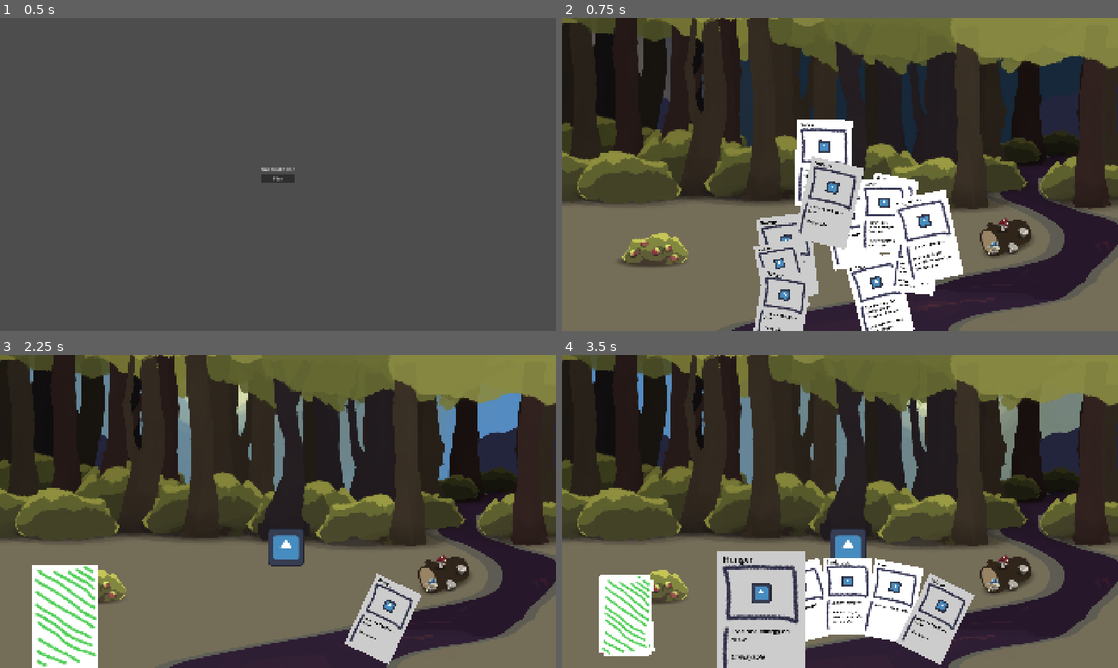
Above: before the commit, frames 1-4 (two rows, left to right).
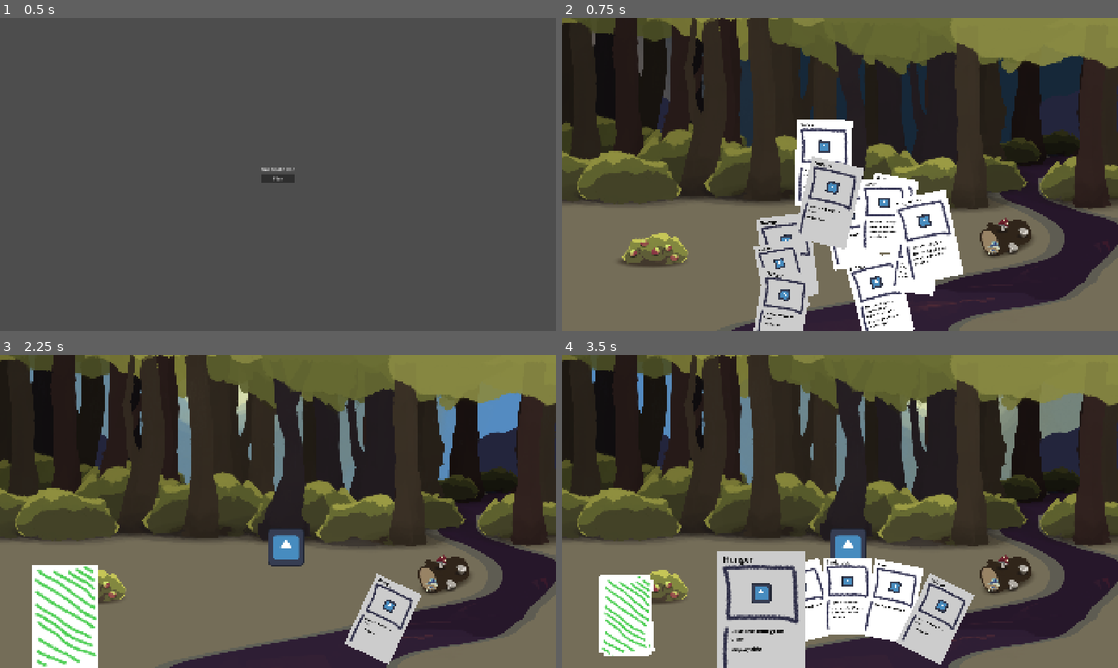
Above: after the commit, the same moments.

Repository: CiaranWoodward/LD59
Game: Godot game, scene res://UI/StartScreen.tscn
Same seed, same stepped clock (60 frames per second), same inputs: the game is played once before the commit and once after it. The engine's default icon, where the game draws it, is replaced by a stand-in: a white triangle on a blue panel in a dark square.
Inputs (mouse positions are in pixels of both pictures, inside the frame that each line leads up to):
- Up to frame 1 (0.5 s): no input
- Up to frame 2 (0.75 s): click "Play" at 0.5 s
- Up to frame 3 (2.25 s): move the mouse to (100, 592) at 1.27 s; click (100, 592) at 1.42 s; move the mouse to (66, 614) at 2.02 s; click (66, 614) at 2.17 s
- Up to frame 4 (3.5 s): move the mouse to (739, 605) at 2.77 s; click (739, 605) at 2.92 s

Frame 1 is identical in both runs. In frame 2, 0.7% of the frame differs, in the area x 36-70%, y 48-100%; in frame 3, less than 0.1%; in frame 4, 0.5%.

Commit message:
Added shroom and search cards

Diff:
--- /dev/null
+++ b/Cards/BlueShroomCard.tscn
@@ -0,0 +1,30 @@
+[gd_scene format=3 uid="uid://blq6wsj11p8y3"]
+
+[ext_resource type="PackedScene" uid="uid://dqtidrexl63xw" path="res://Cards/base_card.tscn" id="1_4in5w"]
+[ext_resource type="Script" uid="uid://c6t6qb2g8bdsl" path="res://Cards/morsel_card.gd" id="2_nxptd"]
+[ext_resource type="Texture2D" uid="uid://dxluetgnmx57p" path="res://icon.svg" id="3_s5r68"]
+
+[node name="BlueShroomCard" unique_id=105035990 instance=ExtResource("1_4in5w")]
+script = ExtResource("2_nxptd")
+card_name = "Blue Shroom"
+description = "Remove one random [b]hunger[/b] card from deck
+
+Increase insanity level
+
+[i]Removed from deck when played"
+image = ExtResource("3_s5r68")
+card_type = 3
+consumable = true
+
+[node name="Name" parent="CardFront" parent_id_path=PackedInt32Array(1569601050) index="0" unique_id=933147433]
+text = "Blue Shroom"
+
+[node name="Description" parent="CardFront" parent_id_path=PackedInt32Array(1569601050) index="1" unique_id=376343130]
+text = "Remove one random [b]hunger[/b] card from deck
+
+Increase insanity level
+
+[i]Removed from deck when played"
+
+[node name="Image" parent="CardFront" parent_id_path=PackedInt32Array(1569601050) index="2" unique_id=1941202912]
+texture = ExtResource("3_s5r68")
--- a/Cards/CardTheme.tres
+++ b/Cards/CardTheme.tres
@@ -5,3 +5,9 @@
 Label/colors/font_color = Color(0, 0, 0, 1)
 Label/colors/font_outline_color = Color(0, 0, 0, 1)
 RichTextLabel/colors/default_color = Color(0, 0, 0, 1)
+RichTextLabel/constants/paragraph_separation = -16
+RichTextLabel/font_sizes/bold_font_size = 36
+RichTextLabel/font_sizes/bold_italics_font_size = 36
+RichTextLabel/font_sizes/italics_font_size = 36
+RichTextLabel/font_sizes/mono_font_size = 36
+RichTextLabel/font_sizes/normal_font_size = 36
--- /dev/null
+++ b/Cards/GreyShroomCard.tscn
@@ -0,0 +1,30 @@
+[gd_scene format=3 uid="uid://dm0ffbcko3vym"]
+
+[ext_resource type="PackedScene" uid="uid://dqtidrexl63xw" path="res://Cards/base_card.tscn" id="1_0yrrs"]
+[ext_resource type="Script" uid="uid://c6t6qb2g8bdsl" path="res://Cards/morsel_card.gd" id="2_6sv3a"]
+[ext_resource type="Texture2D" uid="uid://dxluetgnmx57p" path="res://icon.svg" id="3_vj56x"]
+
+[node name="GreyShroomCard" unique_id=105035990 instance=ExtResource("1_0yrrs")]
+script = ExtResource("2_6sv3a")
+card_name = "Grey Shroom"
+description = "Remove one random [b]hunger[/b] card from deck
+
+Gain one status card of choice
+
+[i]Removed from deck when played"
+image = ExtResource("3_vj56x")
+card_type = 3
+consumable = true
+
+[node name="Name" parent="CardFront" parent_id_path=PackedInt32Array(1569601050) index="0" unique_id=933147433]
+text = "Grey Shroom"
+
+[node name="Description" parent="CardFront" parent_id_path=PackedInt32Array(1569601050) index="1" unique_id=376343130]
+text = "Remove one random [b]hunger[/b] card from deck
+
+Gain one status card of choice
+
+[i]Removed from deck when played"
+
+[node name="Image" parent="CardFront" parent_id_path=PackedInt32Array(1569601050) index="2" unique_id=1941202912]
+texture = ExtResource("3_vj56x")
--- /dev/null
+++ b/Cards/PurpleShroomCard.tscn
@@ -0,0 +1,30 @@
+[gd_scene format=3 uid="uid://2nlh77u60d14"]
+
+[ext_resource type="PackedScene" uid="uid://dqtidrexl63xw" path="res://Cards/base_card.tscn" id="1_eci7c"]
+[ext_resource type="Script" uid="uid://c6t6qb2g8bdsl" path="res://Cards/morsel_card.gd" id="2_lgo6r"]
+[ext_resource type="Texture2D" uid="uid://dxluetgnmx57p" path="res://icon.svg" id="3_464rh"]
+
+[node name="PurpleShroomCard" unique_id=105035990 instance=ExtResource("1_eci7c")]
+script = ExtResource("2_lgo6r")
+card_name = "Purple Shroom"
+description = "Remove one random [b]hunger[/b] card from deck
+
+Gain one [b]poison[/b] card
+
+[i]Removed from deck when played"
+image = ExtResource("3_464rh")
+card_type = 3
+consumable = true
+
+[node name="Name" parent="CardFront" parent_id_path=PackedInt32Array(1569601050) index="0" unique_id=933147433]
+text = "Purple Shroom"
+
+[node name="Description" parent="CardFront" parent_id_path=PackedInt32Array(1569601050) index="1" unique_id=376343130]
+text = "Remove one random [b]hunger[/b] card from deck
+
+Gain one [b]poison[/b] card
+
+[i]Removed from deck when played"
+
+[node name="Image" parent="CardFront" parent_id_path=PackedInt32Array(1569601050) index="2" unique_id=1941202912]
+texture = ExtResource("3_464rh")
--- /dev/null
+++ b/Cards/RedShroomCard.tscn
@@ -0,0 +1,30 @@
+[gd_scene format=3 uid="uid://bxuuxsd8gjg1x"]
+
+[ext_resource type="PackedScene" uid="uid://dqtidrexl63xw" path="res://Cards/base_card.tscn" id="1_uv2g0"]
+[ext_resource type="Script" uid="uid://c6t6qb2g8bdsl" path="res://Cards/morsel_card.gd" id="2_maxys"]
+[ext_resource type="Texture2D" uid="uid://dxluetgnmx57p" path="res://icon.svg" id="3_i0tfr"]
+
+[node name="RedShroomCard" unique_id=105035990 instance=ExtResource("1_uv2g0")]
+script = ExtResource("2_maxys")
+card_name = "Red Shroom"
+description = "Remove one random [b]hunger[/b] card from deck
+
+Gain one [b]health[/b]
+
+[i]Removed from deck when played"
+image = ExtResource("3_i0tfr")
+card_type = 3
+consumable = true
+
+[node name="Name" parent="CardFront" parent_id_path=PackedInt32Array(1569601050) index="0" unique_id=933147433]
+text = "Red Shroom"
+
+[node name="Description" parent="CardFront" parent_id_path=PackedInt32Array(1569601050) index="1" unique_id=376343130]
+text = "Remove one random [b]hunger[/b] card from deck
+
+Gain one [b]health[/b]
+
+[i]Removed from deck when played"
+
+[node name="Image" parent="CardFront" parent_id_path=PackedInt32Array(1569601050) index="2" unique_id=1941202912]
+texture = ExtResource("3_i0tfr")
--- /dev/null
+++ b/Cards/SearchCard.tscn
@@ -0,0 +1,27 @@
+[gd_scene format=3 uid="uid://df01dweb14t5a"]
+
+[ext_resource type="PackedScene" uid="uid://dqtidrexl63xw" path="res://Cards/base_card.tscn" id="1_qxypt"]
+[ext_resource type="Script" uid="uid://dn8l1vjpthkra" path="res://Cards/forage_card.gd" id="2_m32ph"]
+[ext_resource type="Texture2D" uid="uid://dxluetgnmx57p" path="res://icon.svg" id="3_biuhv"]
+
+[node name="SearchCard" unique_id=105035990 instance=ExtResource("1_qxypt")]
+script = ExtResource("2_m32ph")
+card_name = "Search"
+description = "Search the pile to see what goodies may be hidden
+
+[i]Removed from deck when played"
+image = ExtResource("3_biuhv")
+card_type = 3
+consumable = true
+environment = true
+
+[node name="Name" parent="CardFront" parent_id_path=PackedInt32Array(1569601050) index="0" unique_id=933147433]
+text = "Search"
+
+[node name="Description" parent="CardFront" parent_id_path=PackedInt32Array(1569601050) index="1" unique_id=376343130]
+text = "Search the pile to see what goodies may be hidden
+
+[i]Removed from deck when played"
+
+[node name="Image" parent="CardFront" parent_id_path=PackedInt32Array(1569601050) index="2" unique_id=1941202912]
+texture = ExtResource("3_biuhv")
--- a/Cards/morsel_card.gd
+++ b/Cards/morsel_card.gd
@@ -2,8 +2,8 @@
 extends BaseCard
 
 func on_play():
-    var cards_to_burn = Global.table.all_cards().filter(func(c): return c is BaseCard and c.card_name == "Hunger")
-    cards_to_burn.shuffle()
-    cards_to_burn = cards_to_burn.slice(0, 2)
-    for card in cards_to_burn:
-        await Global.table.burn_card(card)
+	var cards_to_burn = Global.table.all_cards().filter(func(c): return c is BaseCard and c.card_name == "Hunger")
+	cards_to_burn.shuffle()
+	cards_to_burn = cards_to_burn.slice(0, 2)
+	for card in cards_to_burn:
+		await Global.table.burn_card(card)
--- a/World/Level.tscn
+++ b/World/Level.tscn
@@ -8,7 +8,6 @@
 [ext_resource type="PackedScene" uid="uid://bmbknhela3tf8" path="res://Global/table.tscn" id="4_7rdfg"]
 [ext_resource type="Texture2D" uid="uid://ciuj8cgmeect7" path="res://Graphics/MV Sketch/sun0000.png" id="4_d45ho"]
 [ext_resource type="Texture2D" uid="uid://pn8oc7nus4rb" path="res://Graphics/MV Sketch/White0000.png" id="5_xhbeg"]
-[ext_resource type="Script" path="res://Utils/RandomAnimatedSprite.gd" id="6_38me4"]
 [ext_resource type="PackedScene" uid="uid://dvwafkf3yemgq" path="res://World/Forest.tscn" id="8_aoint"]
 [ext_resource type="PackedScene" uid="uid://bjpe4gij0vyyp" path="res://World/Environment/Mushrooms.tscn" id="8_xt66a"]
 [ext_resource type="PackedScene" uid="uid://f60kho1hkypj" path="res://World/Environment/Berries.tscn" id="9_avfc4"]
